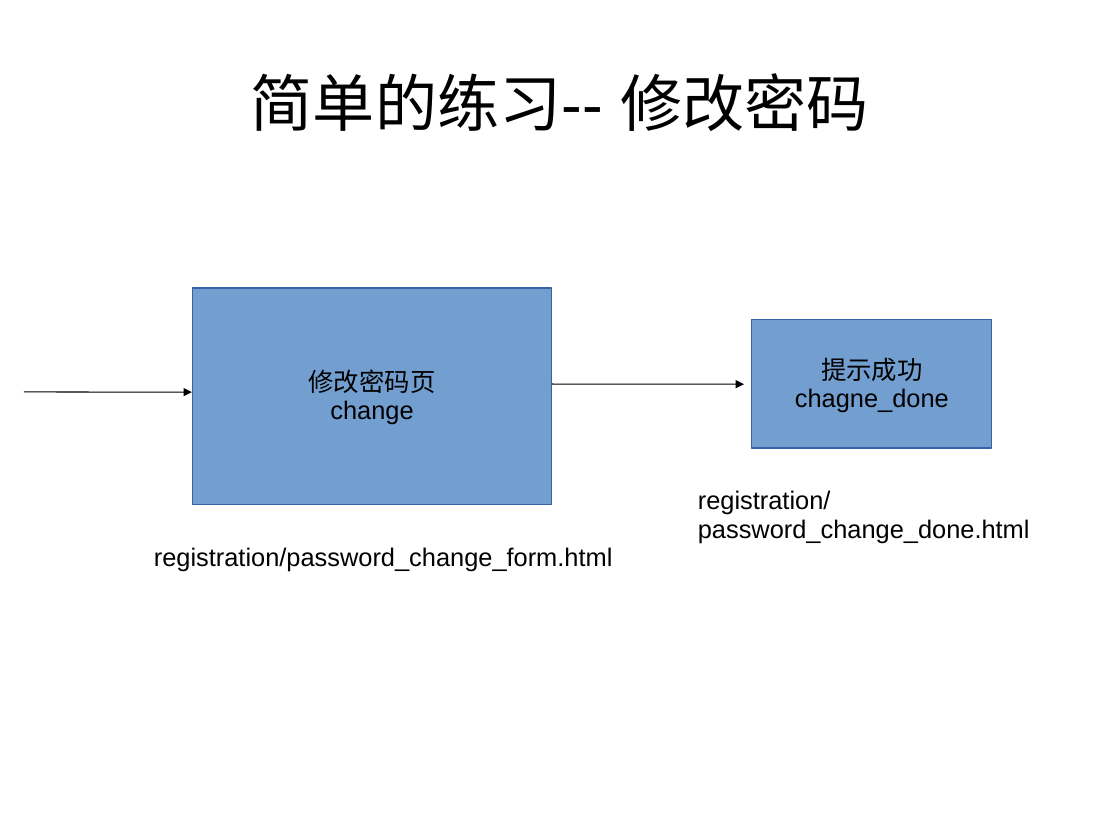
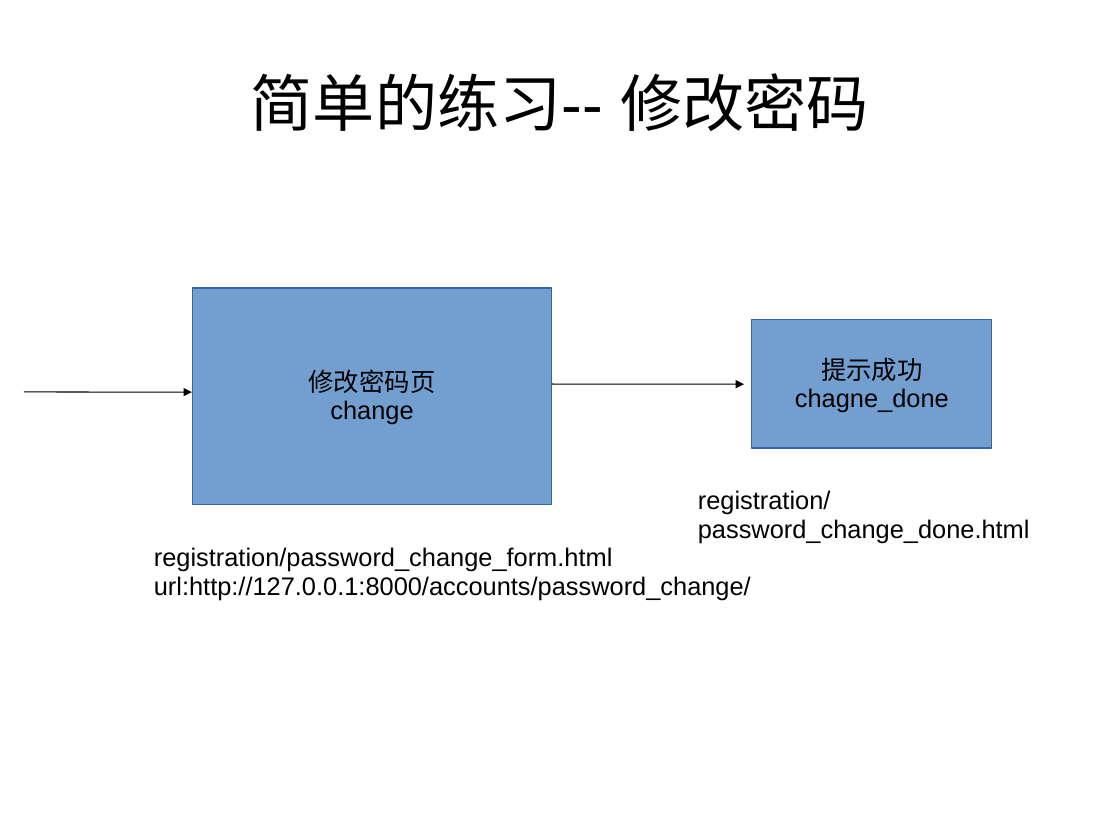
Before and after one commit to zalax303/test_django, a slide deck: slide 8 of Django写论坛课件/Django写论坛课件/用户体系二--密码重置以及修改密码.ppt. Drawn at 1120x840 pixels with LibreOffice and Linux fonts; fonts in the diff are those of the drawing. Boxes give left, top, right and bottom in pixels: in the first picture for what was removed or moved away, otherwise in the second. Text is boxed around its words. In the diff, an @@ line names an element or a change of style, - is before the commit and + after.

```diff
--- a/Django写论坛课件/Django写论坛课件/用户体系二--密码重置以及修改密码.ppt
+++ b/Django写论坛课件/Django写论坛课件/用户体系二--密码重置以及修改密码.ppt
@@ text at (154, 576, 751, 601): paragraph added @@
+url:http://127.0.0.1:8000/accounts/password_change/
```
Also in this commit, not shown: 4 other slides changed, 4 other files.
